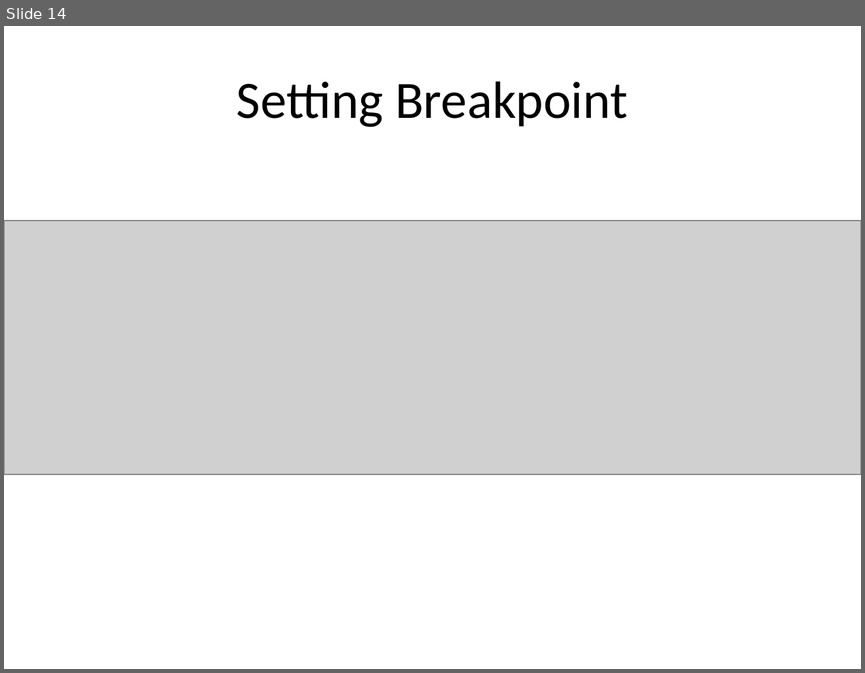
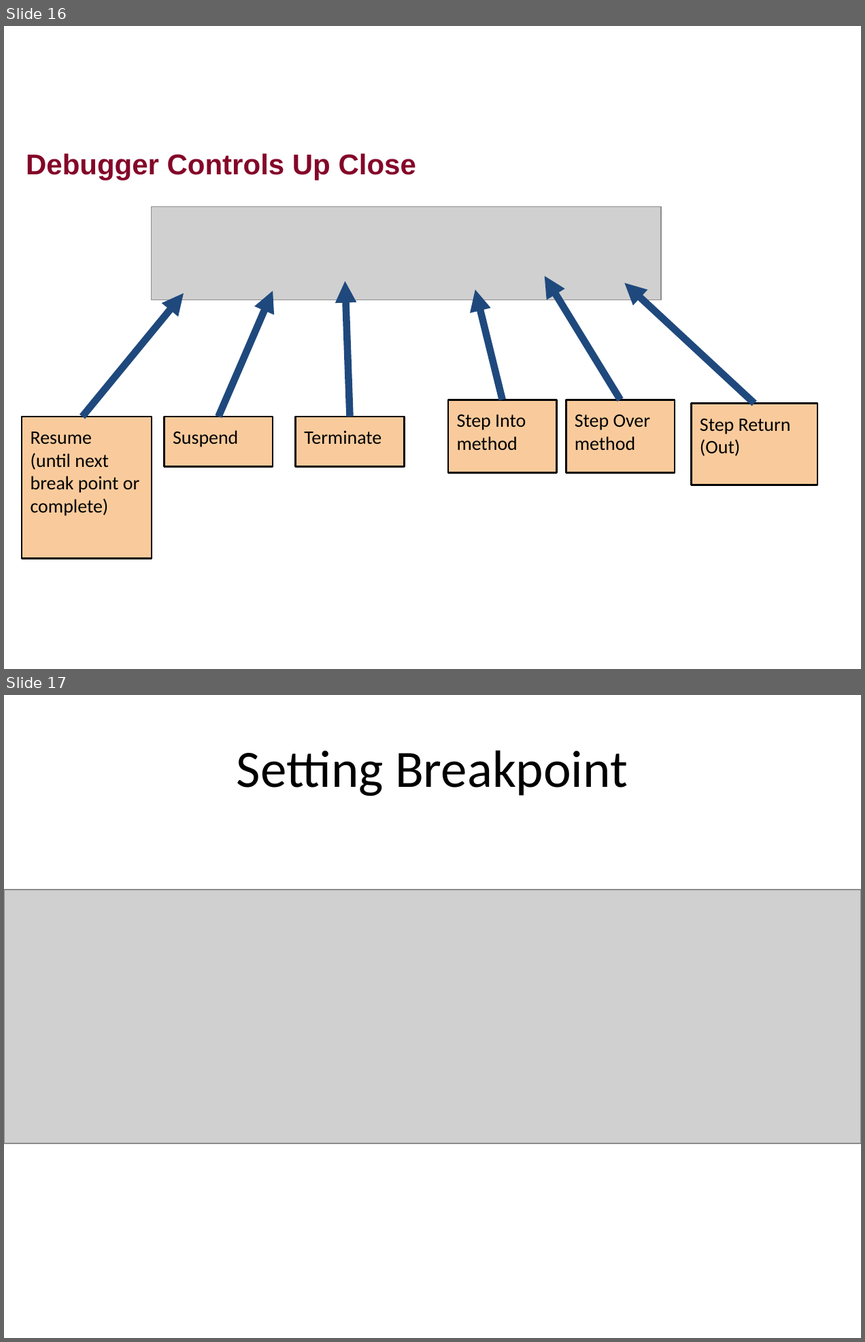
Before and after one commit to RHIT-CSSE/csse220, a slide deck: ClassMaterials/ObjectIntroAndMisc/Slides/ObjectIntroAndMisc.pptx. Shown one above the other, each under a label of ours: slide 14 before the commit, slides 16 and 17 after it. The pictures are 865x673 and 865x1342 pixels, drawn with LibreOffice and Linux fonts; fonts in the diff are those of the drawing; grey boxes stand for pictures. Boxes give left, top, right and bottom in pixels: in the first picture for what was removed or moved away, otherwise in the second. Text is boxed around its words. In the diff, an @@ line names an element or a change of style, - is before the commit and + after.

```diff
--- a/ClassMaterials/ObjectIntroAndMisc/Slides/ObjectIntroAndMisc.pptx
+++ b/ClassMaterials/ObjectIntroAndMisc/Slides/ObjectIntroAndMisc.pptx
@@ slide 16 added at (4, 26, 861, 669), background #FFFFFF @@
@@ title added at (26, 153, 416, 180), 24 pt, text #840629, bold @@
+Debugger Controls Up Close
@@ picture added at (152, 206, 661, 299) @@
@@ arrow added from (218, 417) to (273, 291), #1F497D 6 pt @@
@@ arrow added from (350, 417) to (345, 281), #1F497D 6 pt @@
@@ arrow added from (502, 399) to (475, 289), #1F497D 6 pt @@
@@ arrow added from (620, 399) to (545, 276), #1F497D 6 pt @@
@@ arrow added from (755, 403) to (624, 283), #1F497D 6 pt @@
@@ arrow added from (82, 417) to (184, 293), #1F497D 6 pt @@
@@ rectangle added at (448, 399, 557, 472), fill #F9CB9C, outline #000000 1.5 pt, 16 pt, text #000000 @@
+Step Into
+method
@@ rectangle added at (566, 399, 675, 472), fill #F9CB9C, outline #000000 1.5 pt, 16 pt, text #000000 @@
+Step Over
+method
@@ rectangle added at (691, 403, 817, 484), fill #F9CB9C, outline #000000 1.5 pt, 16 pt, text #000000 @@
+Step Return (Out)
@@ rectangle added at (22, 417, 152, 559), fill #F9CB9C, outline #000000 1.5 pt, 16 pt, text #000000 @@
+Resume
+(until next break point or complete)
@@ rectangle added at (164, 417, 273, 467), fill #F9CB9C, outline #000000 1.5 pt, 16 pt, text #000000 @@
+Suspend
@@ rectangle added at (295, 417, 404, 467), fill #F9CB9C, outline #000000 1.5 pt, 16 pt, text #000000 @@
+Terminate
@@ what was slide 14 is now slide 17 @@
```
Also in this commit, not shown: 2 slides changed, 2 other slides added, 1 slide removed.
